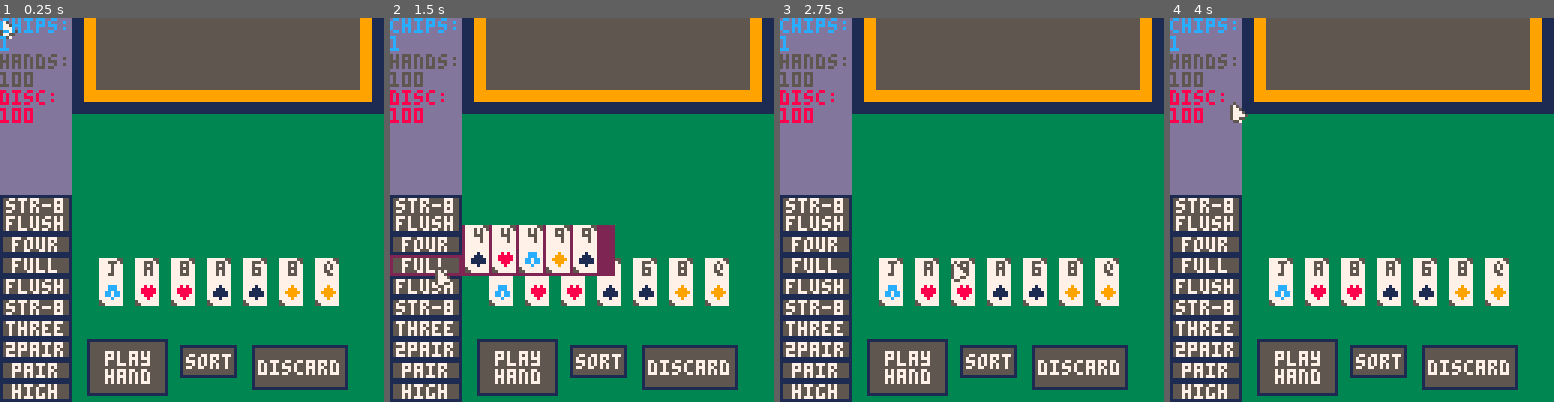
Above: before the commit, frames 1-4 (left to right).
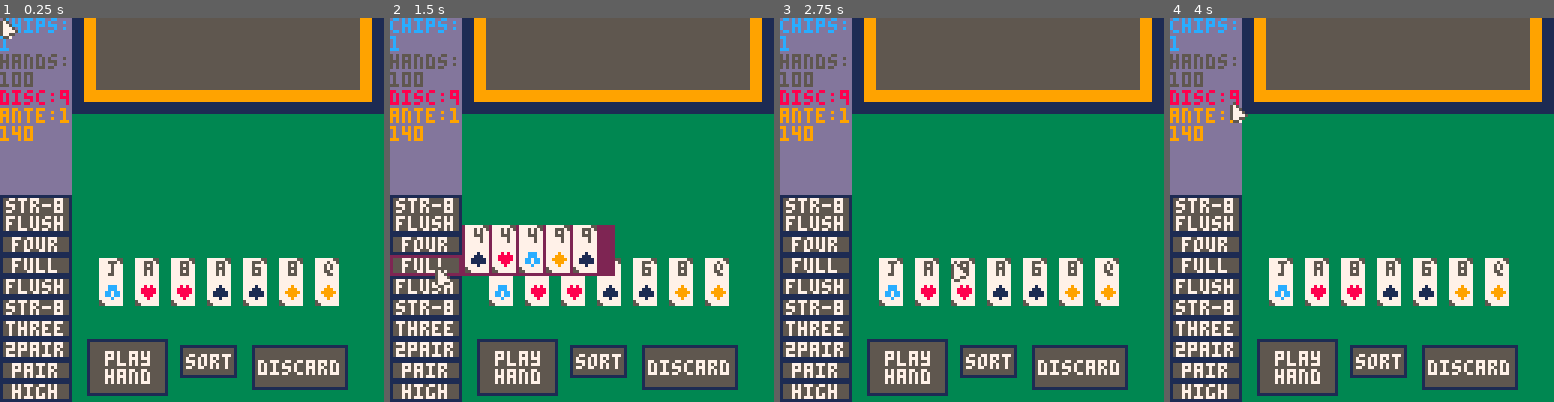
Above: after the commit, the same moments.

Repository: MounifAlzougbi/GameRepo
Game: PICO-8 cartridge balatro.p8
Same seed, same stepped clock (60 frames per second), same inputs: the game is played once before the commit and once after it.
Inputs (mouse positions are in pixels of both pictures, inside the frame that each line leads up to):
- Up to frame 1 (0.25 s): no input
- Up to frame 2 (1.5 s): click (670, 121) at 0.67 s; click (436, 267) at 1.22 s
- Up to frame 3 (2.75 s): click (887, 114) at 1.77 s; click (952, 259) at 2.32 s
- Up to frame 4 (4 s): click (1404, 106) at 2.87 s; click (1465, 256) at 3.42 s; click (1231, 102) at 3.97 s

The runs differ from the first frame. In frame 1, 0.7% of the frame differs, in the area x 0-18%, y 0-33%; in frame 2, 0.6%; in frame 3, 0.6%; in frame 4, 0.6%.

Commit message:
Balatro
More UI stuff and deck updates

Diff:
--- a/balatro.p8
+++ b/balatro.p8
@@ -52,7 +52,8 @@
  }
 
 --⬇️ needs to be updated asap⬇️ - this has my personal mults from balatro
-game={sort=0,mult=5,chips=1,hands=100,discards=100,
+game={ante=1,sort=0,mult=5,chips=1,
+	hands=100,discards=9,
  sf_ch=100,sf_mlt=8,four_ch=60,
  four_mlt=7,full_ch=40,full_mlt=4,
  flush_ch=35,flush_mlt=4,straight_ch=30,
@@ -70,7 +71,10 @@
 	print("hands:",0,12,5)
 	print(game.hands,0,18,5)
 	print("disc:",0,24,8)
-	print(game.discards,0,30,8)
+	print(game.discards,20,24,8)
+	print("ante:",0,30,9)
+	print(game.ante,20,30,9)
+	print(ante.req_cred,0,36,9)
 end
 function state_count(t_state)
 	cnt=0
@@ -307,12 +311,22 @@
 --[[ play hand
 --]]
 
+--@set_pos_0
+function set_pos_0(state)
+	for i=1,#deck do
+		if deck[i].state==state then
+			deck[i].x=-10
+			deck[i].y=-10
+		end
+	end
+end
+
 --@sort deck
 function sort_deck(sort_type)
 	if sort_type=='rank' then
 		for i=1,deck_size do
 			for t=i+1,deck_size-1 do
-				if deck[i].number<deck[t].number then
+				if deck[i].number>deck[t].number then
 --					deck[i].number,deck[t].number=deck[t].number,deck[i].number
 --					deck[i].suit,deck[t].suit=deck[t].suit,deck[i].suit
 							deck[i],deck[t]=deck[t],deck[i]
@@ -592,6 +606,7 @@
 		//func that goes through hands
 //discard button
 		change_all(4,-1)//played crds
+		set_pos_0(-1)
 		play_hand()
 		game.hands-=1
 		change_state(2,sel_crd,0)
@@ -599,8 +614,9 @@
 		sel_crd=0
 	elseif b[4].pressed
 	and game.discards>0
-	and sel_crd>1 then
+	and sel_crd>=1 then
 		change_all(4,-20)
+		set_pos_0(-20)
 		game.discards-=1
 		change_state(2,sel_crd,0)
 		set_pos(2,s2_y)
@@ -686,12 +702,28 @@
 	end
 end
 -->8
+--[[ ante/scenes
+
+--]]
+
+ante={num=1,scale=1.6,req_cred=140}
+
+-- @init scene
+function init_scene()
+
+end
+
+-- @draw scene
+function draw_scene()
+
+end
+-->8
 --[[ game loop
 
 --]]
 function _init()
+	init_scene()
 	change_state(2,hand_size,0)
-
 	set_pos(2,s2_y)
 	poke(0x5f2d, 1)
 --	poke(0x5f2d, 2)
@@ -727,14 +759,17 @@
 		deck[mouse.target].x,
 		deck[mouse.target].y)
 	end
-	spr(54,mouse.x,mouse.y)
 	draw_ui()
+
 --	print(mouse.x,0,0)
 --	print(mouse.y,0,8)
 --	print(mouse.target,0,0,8)
 --	print(mouse.just_pressed)
 --	print(flag.sf_func)
 --	print(flag.straight)
+
+		spr(54,mouse.x,mouse.y)
+
 end
 __gfx__
 77777777777777777777777777777777777777557777775577777755777777557777775577777755777777557777775577777755777777557777775577777755
